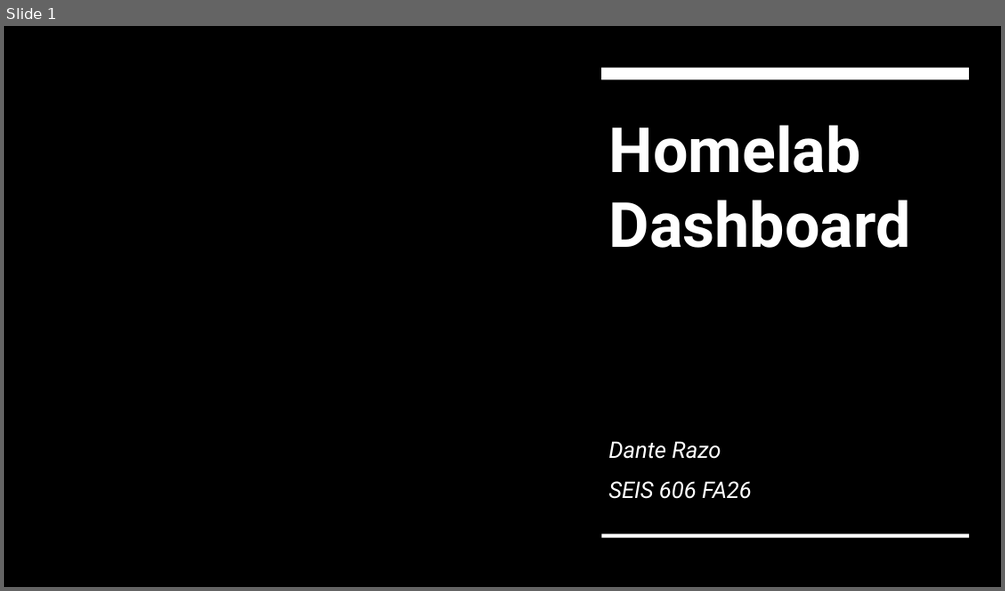
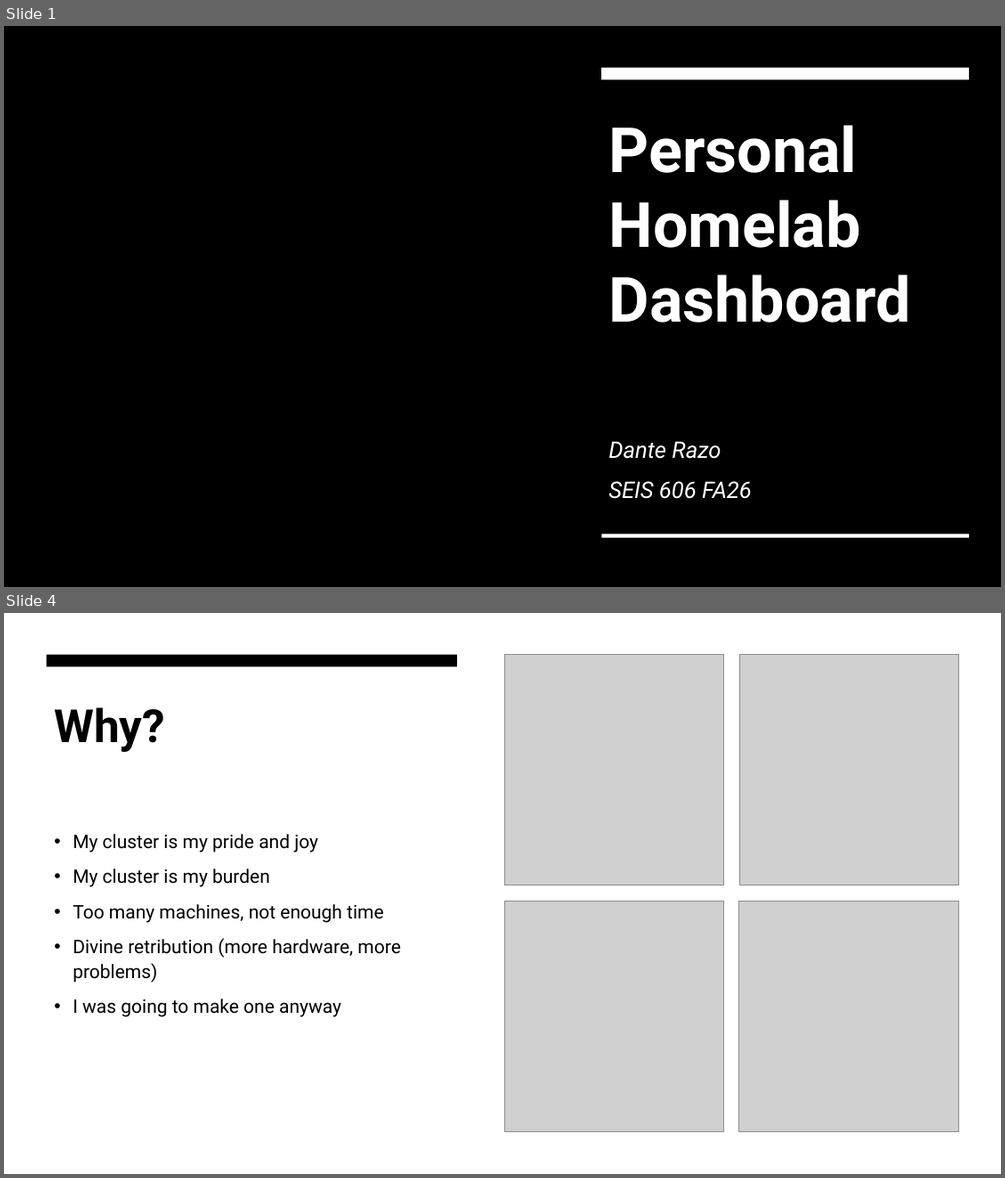
Before and after one commit to danterazo/seis-606, a slide deck: project/deliverables/project-presentation.pptx. Shown one above the other, each under a label of ours: slide 1 before the commit, slides 1 and 4 after it; the slides between them are not shown. The pictures are 1005x591 and 1005x1178 pixels, drawn with LibreOffice and Linux fonts; fonts in the diff are those of the drawing; grey boxes stand for pictures; background and template pictures are left out. Boxes give left, top, right and bottom in pixels: in the first picture for what was removed or moved away, otherwise in the second. Text is boxed around its words. In the diff, an @@ line names an element or a change of style, - is before the commit and + after.

```diff
--- a/project/deliverables/project-presentation.pptx
+++ b/project/deliverables/project-presentation.pptx
@@ slide 4 added at <box>4,613,1001,1174</box>, background #FFFFFF @@
@@ rectangle added at <box>4,613,1001,1174</box>, fill #FFFFFF @@
@@ rectangle added at <box>47,655,457,666</box>, fill #000000 @@
@@ picture added at <box>504,655,724,886</box> @@
@@ picture added at <box>739,655,959,885</box> @@
@@ title added at <box>54,707,165,752</box>, 44 pt, text #000000, bold @@
+Why?
@@ text added at <box>73,834,400,1017</box>, 18 pt, text #000000 @@
+• My cluster is my pride and joy
+• My cluster is my burden
+• Too many machines, not enough time
+• Divine retribution (more hardware, more problems)
+• I was going to make one anyway
@@ picture added at <box>504,900,724,1132</box> @@
@@ picture added at <box>739,900,959,1132</box> @@
@@ slide 1 changed as well @@
@@ title at <box>609,125,911,322</box>: text changed @@
-Homelab Dashboard
+Personal
+Homelab Dashboard
```
Also in this commit, not shown: 1 other slide changed, 5 other slides added, 3 slides removed.
